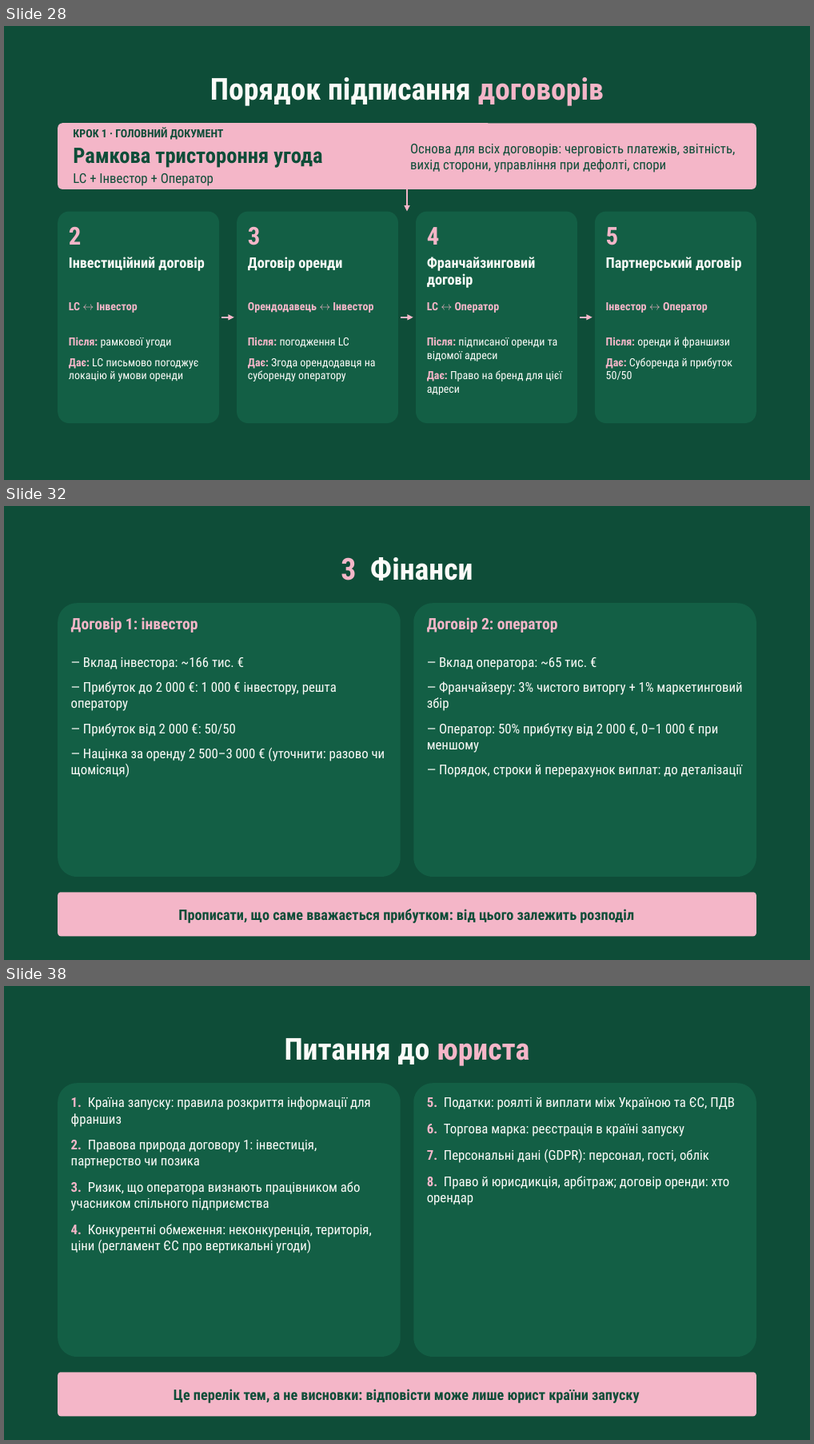
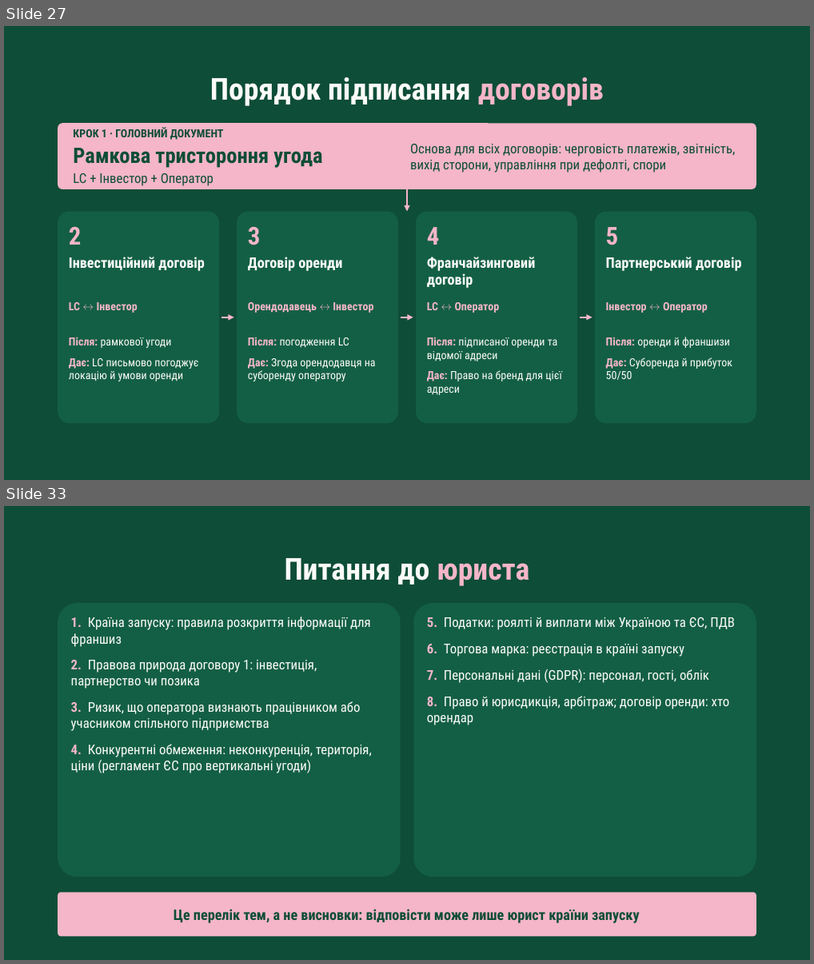
Before and after one commit to denfidiriv-cmyk/xcrypto, a slide deck: presentation_with_contract.pptx. Shown one above the other, each under a label of ours: slides 28, 32 and 38 before the commit, slides 27 and 33 after it; the slides between them are not shown. The pictures are 814x1444 and 814x964 pixels, drawn with LibreOffice and Linux fonts; fonts in the diff are those of the drawing. Boxes give left, top, right and bottom in pixels: in the first picture for what was removed or moved away, otherwise in the second. Text is boxed around its words. In the diff, an @@ line names an element or a change of style, - is before the commit and + after.

```diff
--- a/presentation_with_contract.pptx
+++ b/presentation_with_contract.pptx
@@ slide 32 removed at <box>4,506,810,960</box>, background #0E4D38 @@
@@ text removed at <box>341,557,474,580</box> @@
-3 Фінанси
@@ rounded rectangle removed at <box>58,603,400,876</box> @@
@@ text removed at <box>71,617,198,632</box> @@
-Договір 1: інвестор
@@ rounded rectangle removed at <box>414,603,756,876</box> @@
@@ text removed at <box>427,617,558,632</box> @@
-Договір 2: оператор
@@ text removed at <box>71,657,386,777</box> @@
-— Вклад інвестора: ~166 тис. €
-— Прибуток до 2 000 €: 1 000 € інвестору, решта оператору
-— Прибуток від 2 000 €: 50/50
-— Націнка за оренду 2 500–3 000 € (уточнити: разово чи щомісяця)
@@ text removed at <box>427,657,742,777</box> @@
-— Вклад оператора: ~65 тис. €
-— Франчайзеру: 3% чистого виторгу + 1% маркетинговий збір
-— Оператор: 50% прибутку від 2 000 €, 0–1 000 € при меншому
-— Порядок, строки й перерахунок виплат: до деталізації
@@ rounded rectangle removed at <box>58,892,756,936</box> @@
@@ text removed at <box>178,908,634,923</box> @@
-Прописати, що саме вважається прибутком: від цього залежить розподіл
@@ what was slide 28 is now slide 27 @@
@@ what was slide 38 is now slide 33 @@
```
Also in this commit, not shown: 5 slides added, 9 other slides removed.
